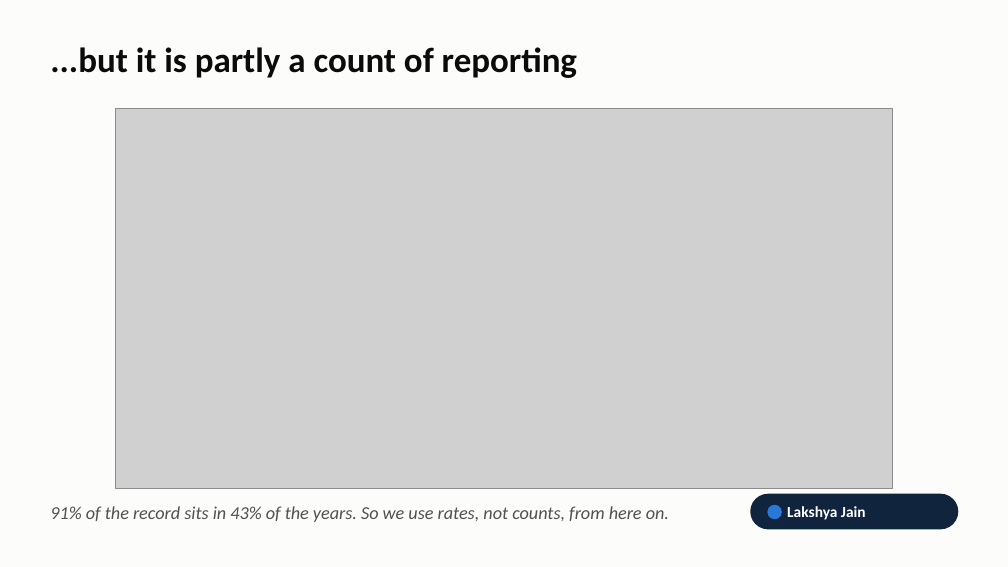
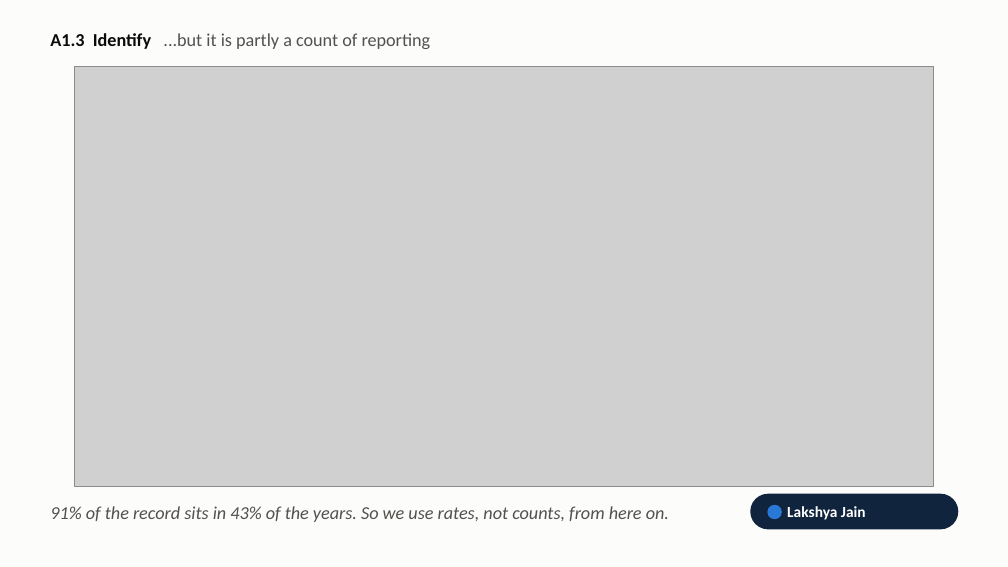
Before and after one commit to kalpitphogat/Dv_Assignment_1, a slide deck: slide 6 of slides/DAS732_A1_Video_Demo.pptx. Drawn at 1008x567 pixels with LibreOffice and Linux fonts; fonts in the diff are those of the drawing; grey boxes stand for pictures. Boxes give left, top, right and bottom in pixels: in the first picture for what was removed or moved away, otherwise in the second. Text is boxed around its words. In the diff, an @@ line names an element or a change of style, - is before the commit and + after.

```diff
--- a/slides/DAS732_A1_Video_Demo.pptx
+++ b/slides/DAS732_A1_Video_Demo.pptx
@@ text at (50, 33, 431, 49): text changed; size 25 to 13 pt; text colour #0B0B0B to #52514E; bold off @@
-...but it is partly a count of reporting
+A1.3 Identify ...but it is partly a count of reporting
@@ picture: place and size @@
-picture at (116, 109, 893, 489)
+picture at (75, 67, 934, 487)
```
Also in this commit, not shown: 11 other slides changed, 24 other files.
